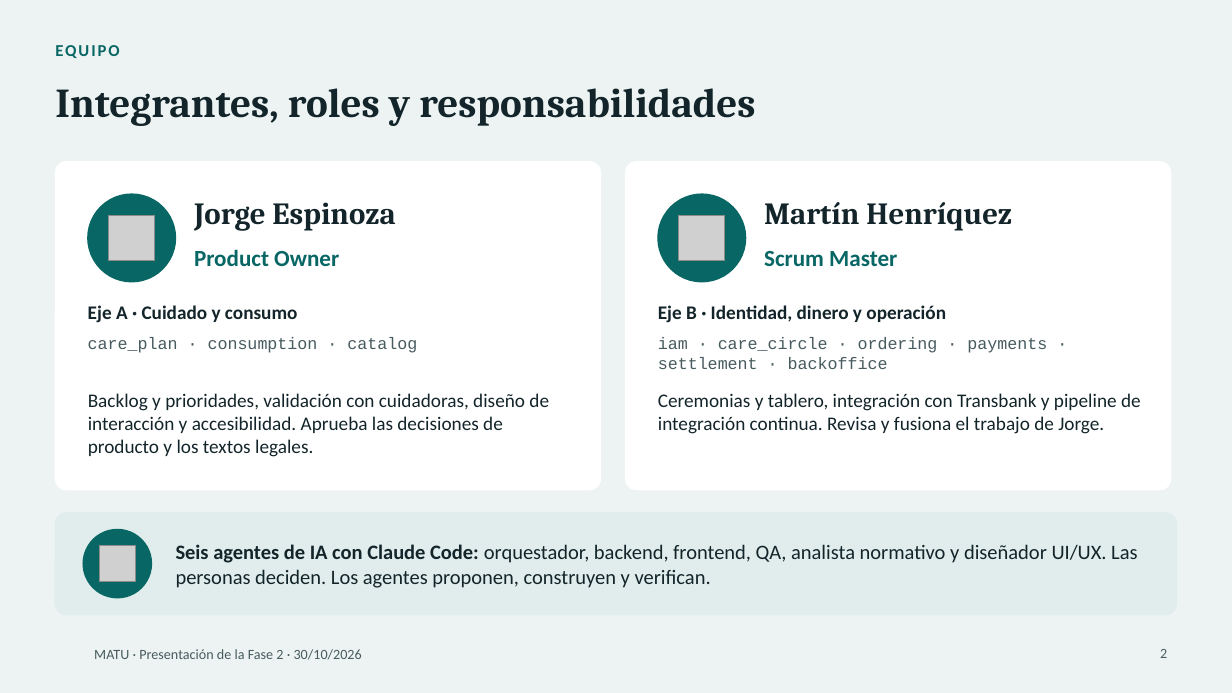
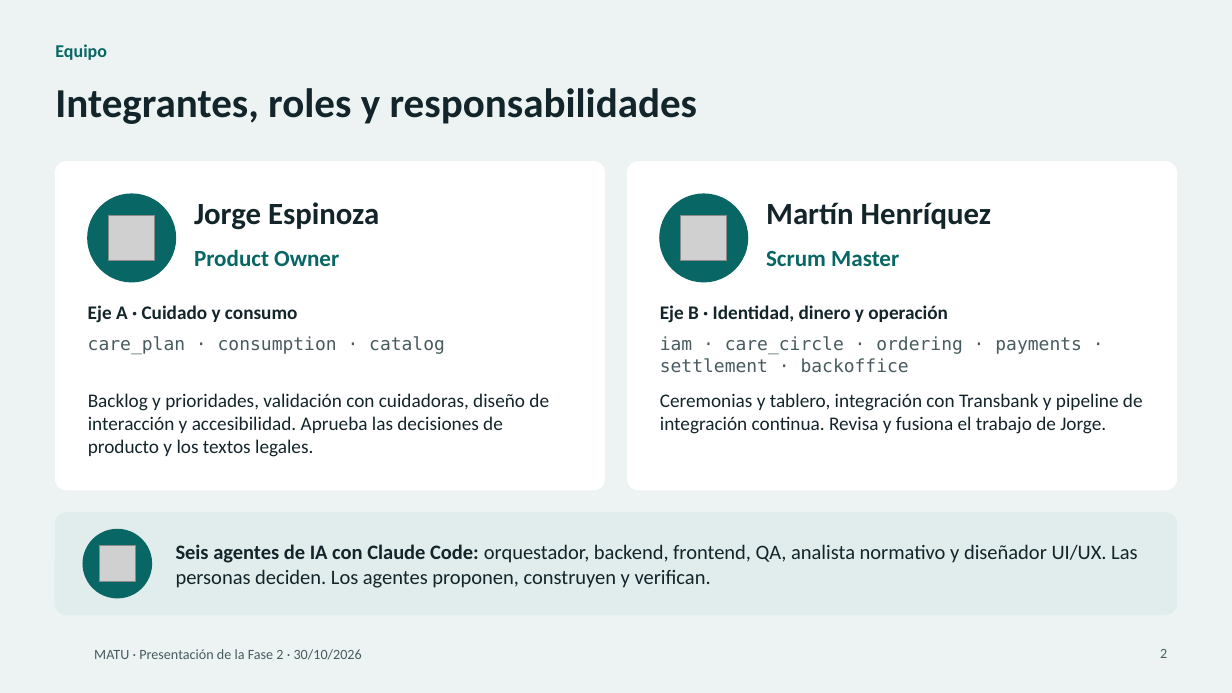
Before and after one commit to MartinHenriquez131/MATU, a slide deck: slide 2 of Fase 2/Evidencias Proyecto/MATU_Presentacion_Fase2.pptx. Drawn at 1232x693 pixels with LibreOffice and Linux fonts; fonts in the diff are those of the drawing; grey boxes stand for pictures; background and template pictures are left out. Boxes give left, top, right and bottom in pixels: in the first picture for what was removed or moved away, otherwise in the second. Text is boxed around its words. In the diff, an @@ line names an element or a change of style, - is before the commit and + after.

```diff
--- a/Fase 2/Evidencias Proyecto/MATU_Presentacion_Fase2.pptx
+++ b/Fase 2/Evidencias Proyecto/MATU_Presentacion_Fase2.pptx
@@ text at [55, 44, 107, 60]: text changed; size 13 to 14 pt @@
-EQUIPO
+Equipo
@@ rounded rectangle: place and size @@
-rounded rectangle at [626, 162, 1171, 490]
+rounded rectangle at [628, 162, 1177, 490]
@@ font Cambria to Calibri in 3 elements at [55, 88, 698, 124], [194, 202, 379, 230], [766, 202, 991, 229] @@
@@ text "care_plan · consumption · catalog" at [88, 336, 445, 355]: size 13 to 14 pt, font Courier New to DejaVu Sans Mono @@
@@ text "iam · care_circle · ordering ..." at [660, 336, 1082, 373]: size 13 to 14 pt, font Courier New to DejaVu Sans Mono @@
```
Also in this commit, not shown: 16 other slides changed, 1 slide added, 2 other files.
